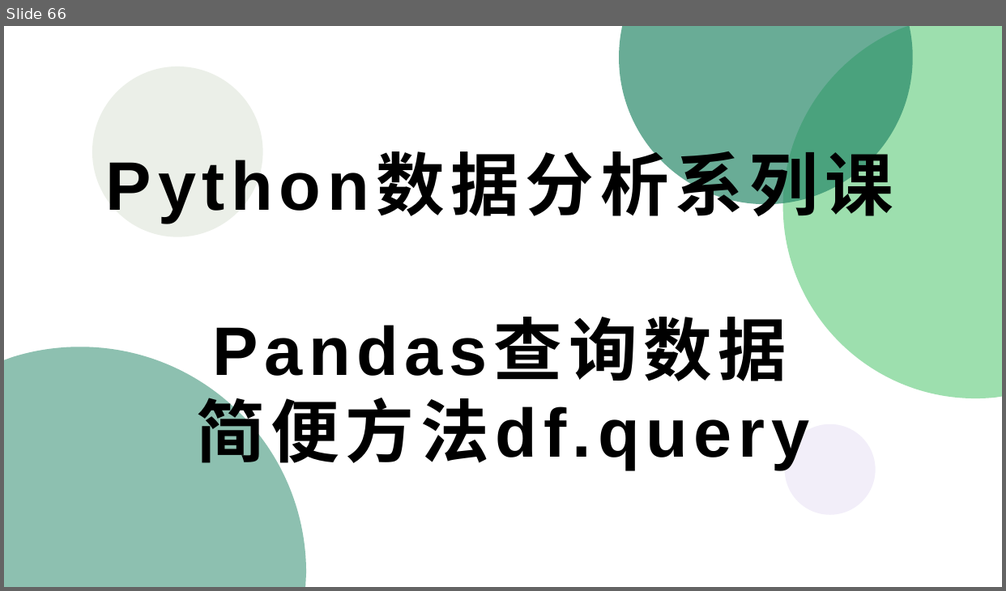
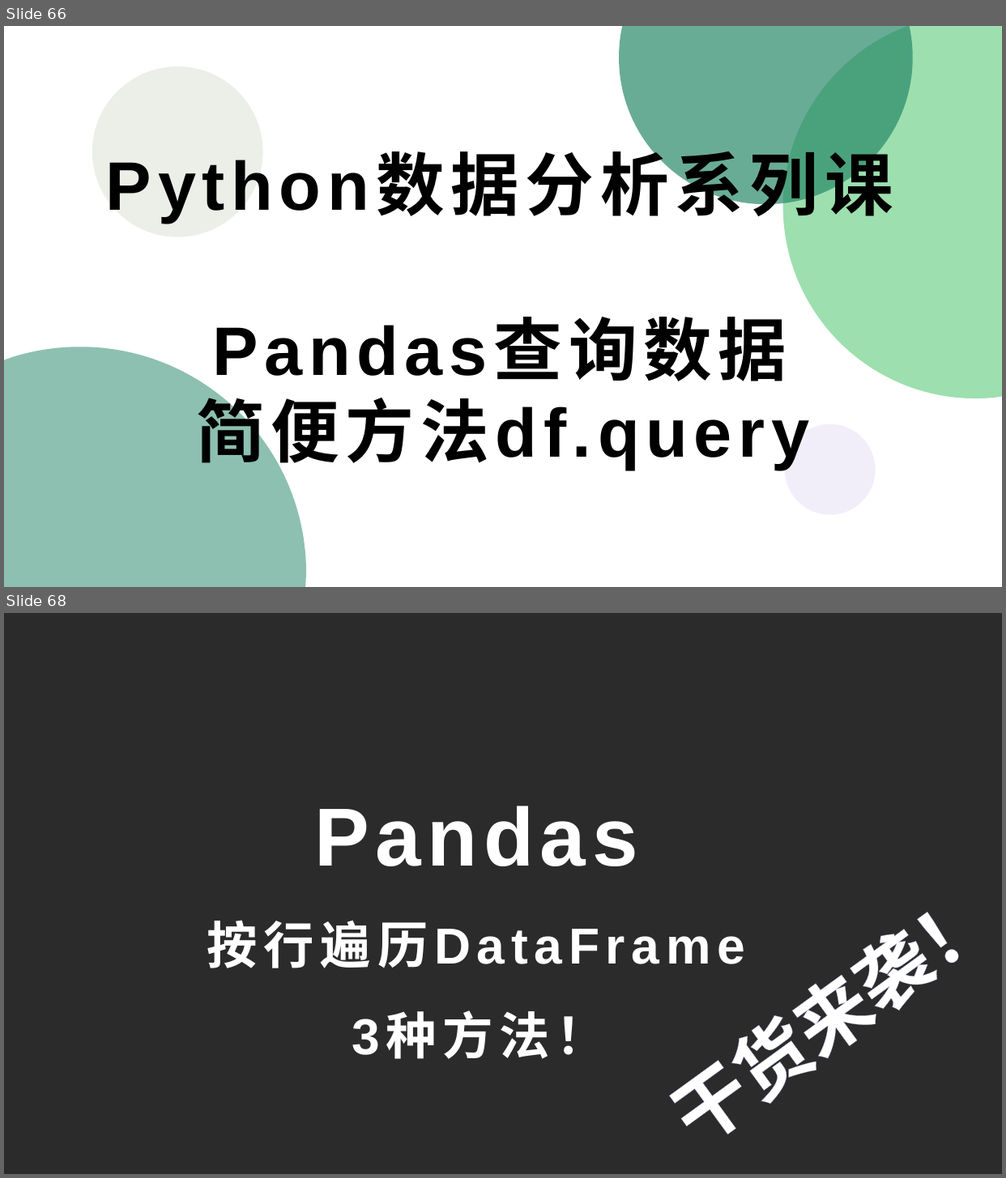
Before and after one commit to peiss/ant-learn-pandas, a slide deck: Python使用Pandas入门数据分析.pptx. Shown one above the other, each under a label of ours: slide 66 before the commit, slides 66 and 68 after it; the slides between them are not shown. The pictures are 1006x591 and 1006x1178 pixels, drawn with LibreOffice and Linux fonts; fonts in the diff are those of the drawing; background and template pictures are left out; a plain dark background stands for a picture behind light text. Boxes give left, top, right and bottom in pixels: in the first picture for what was removed or moved away, otherwise in the second. Text is boxed around its words. In the diff, an @@ line names an element or a change of style, - is before the commit and + after.

```diff
--- a/Python使用Pandas入门数据分析.pptx
+++ b/Python使用Pandas入门数据分析.pptx
@@ slide 68 added at [4, 613, 1002, 1174], background picture (left out) @@
@@ title added at [207, 806, 745, 969], 48.6 pt, text #FFFFFF, bold @@
+Pandas
+按行遍历DataFrame
+3种方法！
@@ text added at [698, 939, 940, 1135], 72 pt, text #FFFFFF, bold @@
+干货来袭！
```
Also in this commit, not shown: 2 other slides added, 1 other file.
